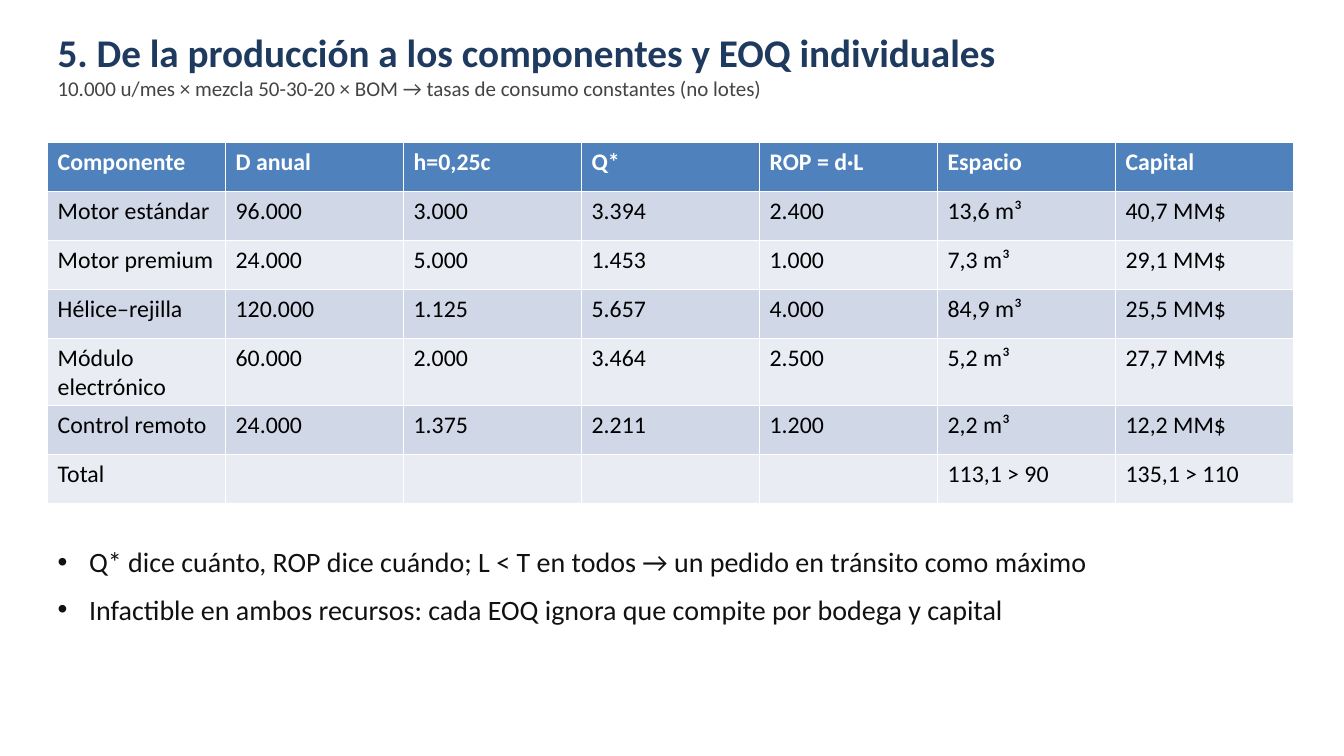
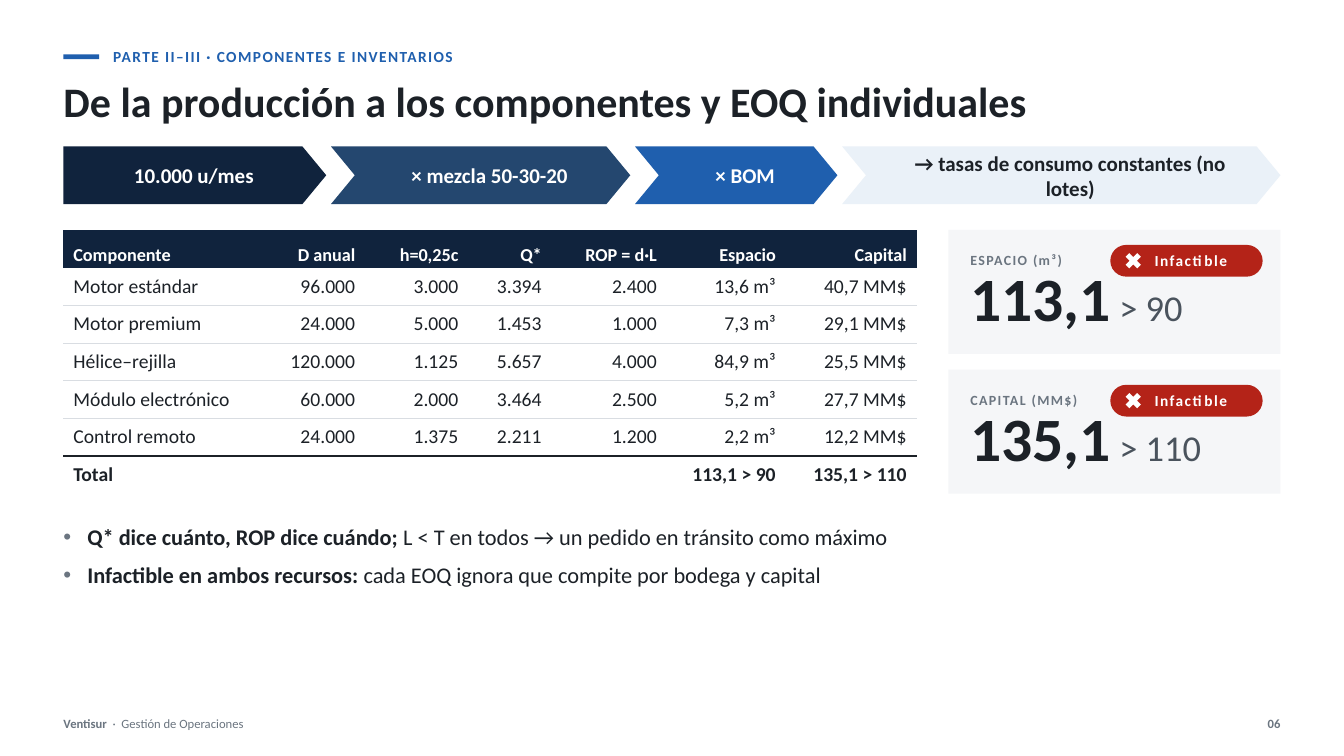
Before and after one commit to cdevidts/GDO-proyecto, a slide deck: slide 6 of proyecto/04_presentacion/Presentacion_Ventisur.pptx. Drawn at 1344x756 pixels with LibreOffice and Linux fonts; fonts in the diff are those of the drawing. Boxes give left, top, right and bottom in pixels: in the first picture for what was removed or moved away, otherwise in the second. Text is boxed around its words. In the diff, an @@ line names an element or a change of style, - is before the commit and + after.

```diff
--- a/proyecto/04_presentacion/Presentacion_Ventisur.pptx
+++ b/proyecto/04_presentacion/Presentacion_Ventisur.pptx
@@ rectangle added at bbox=[64, 54, 99, 59], fill #1F5FAE @@
@@ text added at bbox=[113, 52, 453, 62], 11 pt, text #1F5FAE, bold @@
+PARTE II–III · COMPONENTES E INVENTARIOS
@@ text at bbox=[63, 87, 1027, 124]: text changed; size 15 to 30 pt; text colour #444444 to #1C2127; bold on @@
-5. De la producción a los componentes y EOQ individuales
-10.000 u/mes × mezcla 50-30-20 × BOM → tasas de consumo constantes (no lotes)
+De la producción a los componentes y EOQ individuales
@@ pentagon arrow added at bbox=[64, 146, 327, 204], fill #10233D, 15 pt, text #FFFFFF, bold @@
+10.000 u/mes
@@ chevron added at bbox=[331, 146, 630, 204], fill #24476F, 15 pt, text #FFFFFF, bold @@
+× mezcla 50-30-20
@@ chevron added at bbox=[635, 146, 838, 204], fill #1F5FAE, 15 pt, text #FFFFFF, bold @@
+× BOM
@@ chevron added at bbox=[843, 146, 1281, 204], fill #EAF1F8, 15 pt, text #1C2127, bold @@
+→ tasas de consumo constantes (no lotes)
@@ table at bbox=[64, 230, 917, 494] @@
@@ fill #4F81BD to #10233D in row 1 @@
@@ fill #D0D8E8 to none in 21 cells @@
@@ fill #E9EDF4 to none in 21 cells @@
@@ size 17 to 13 pt in "Componente", "D anual", "h=0,25c", "Q*" and 3 more places @@
@@ size 17 to 14 pt, text colour #000000 to #1C2127 in "Motor estándar", "96.000", "3.000", "3.394" and 34 more places @@
@@ bold on in "Total", "113,1 > 90", "135,1 > 110" @@
@@ alignment left to right @@
@@ borders changed @@
@@ table: place and size @@
-table at bbox=[47, 143, 1297, 489]
+table at bbox=[64, 230, 917, 494]
@@ rectangle added at bbox=[949, 230, 1280, 354], fill #F5F6F8 @@
@@ text added at bbox=[970, 254, 1056, 267], 10 pt, text #6B7580, bold @@
+ESPACIO (m³)
@@ rounded rectangle added at bbox=[1110, 245, 1262, 276], fill #B42318, 11 pt, text #FFFFFF, bold @@
+Infactible
@@ cross added at bbox=[1122, 250, 1144, 272], fill #FFFFFF @@
@@ text added at bbox=[970, 280, 1183, 329], 44 pt, text #1C2127, bold @@
+113,1 > 90
@@ rectangle added at bbox=[949, 370, 1280, 494], fill #F5F6F8 @@
@@ rounded rectangle added at bbox=[1110, 385, 1262, 416], fill #B42318, 11 pt, text #FFFFFF, bold @@
+Infactible
@@ cross added at bbox=[1122, 389, 1144, 411], fill #FFFFFF @@
@@ text added at bbox=[970, 395, 1078, 407], 10 pt, text #6B7580, bold @@
+CAPITAL (MM$)
@@ text added at bbox=[970, 420, 1201, 469], 44 pt, text #1C2127, bold @@
+135,1 > 110
@@ text "Q* dice cuánto, ROP dice ...": place and size @@
-text "Q* dice cuánto, ROP dice ..." at bbox=[89, 552, 1086, 625]
+text "Q* dice cuánto, ROP dice ..." at bbox=[87, 529, 888, 587]
@@ text "Q* dice cuánto, ROP dice ..." at bbox=[87, 529, 888, 587]: size 20 to 16 pt, text colour #111111 to #1C2127; bold on in "Q* dice cuánto, ROP dice cuándo;", "Infactible en ambos recursos:"; indent changed; less space between paragraphs @@
@@ text added at bbox=[63, 719, 243, 730], 9 pt, text #6B7580 @@
+Ventisur · Gestión de Operaciones
@@ text added at bbox=[1268, 719, 1281, 728], 9 pt, text #6B7580, bold @@
+06
```
Also in this commit, not shown: 7 other slides changed, 17 other files.
